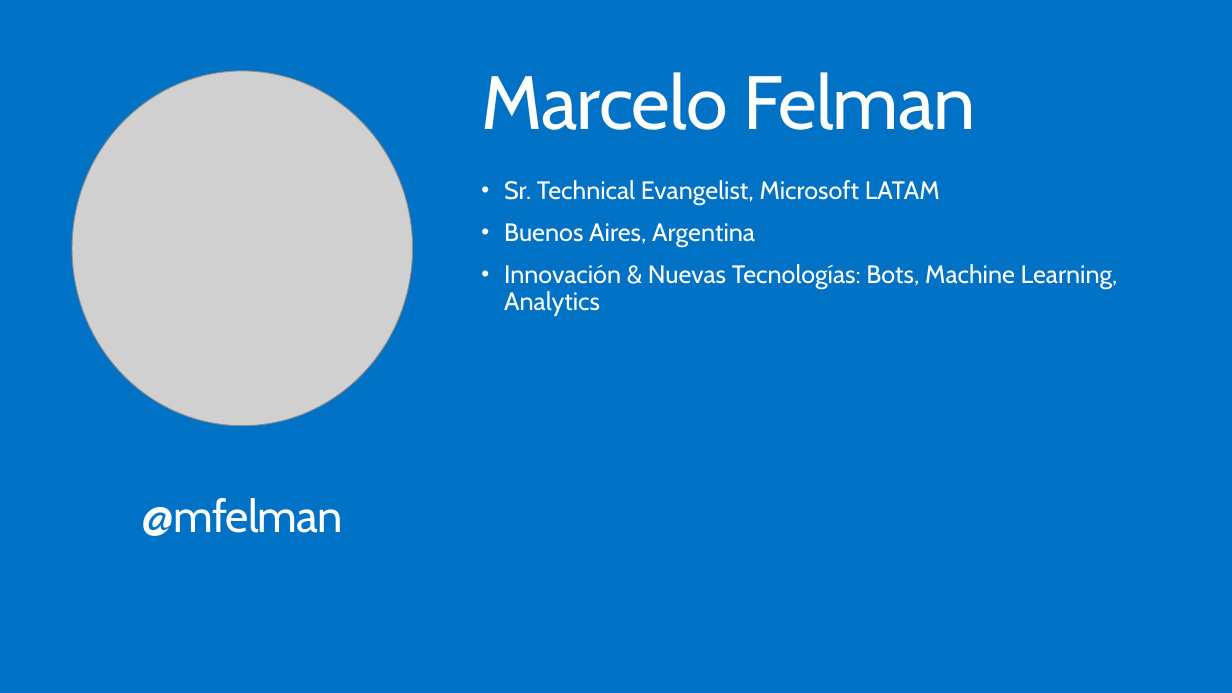
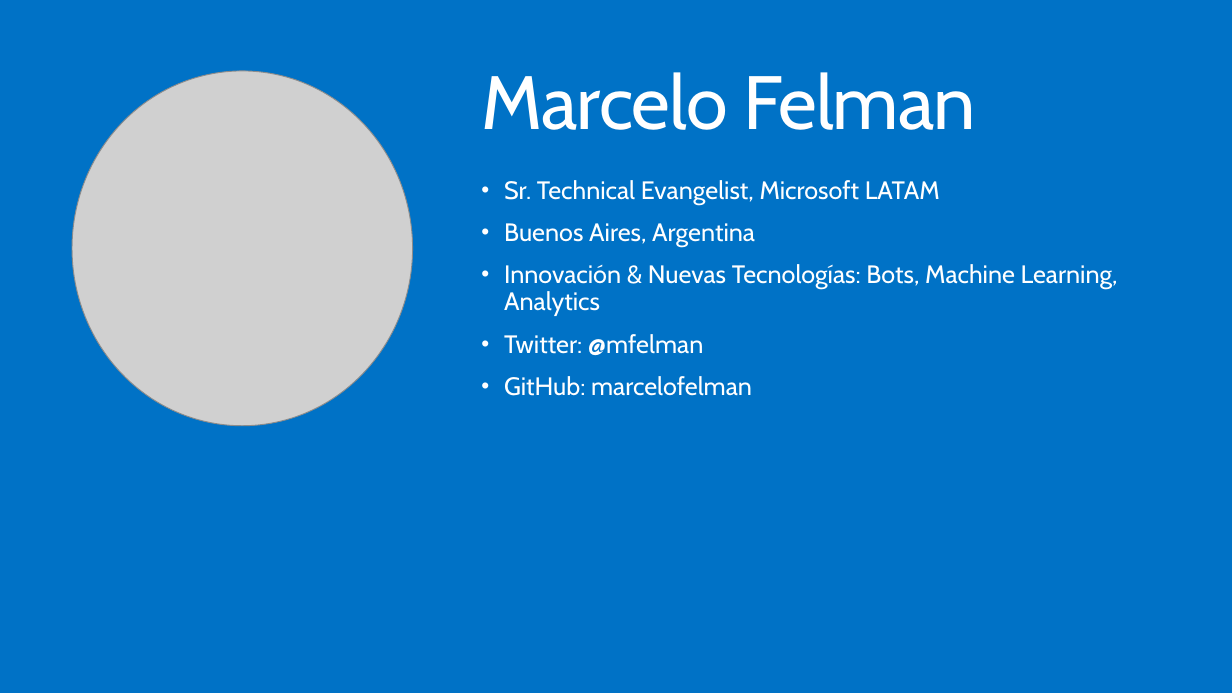
Before and after one commit to gespinosa1986/bot-framework-tutorial, a slide deck: slide 2 of 1. Introducción a Microsoft Bot Framework/Desarrollo avanzado de Bots con Microsoft Bot Framework y Node.js.pptx. Drawn at 1232x693 pixels with LibreOffice and Linux fonts; fonts in the diff are those of the drawing; grey boxes stand for pictures. Boxes give left, top, right and bottom in pixels: in the first picture for what was removed or moved away, otherwise in the second. Text is boxed around its words. In the diff, an @@ line names an element or a change of style, - is before the commit and + after.

```diff
--- a/1. Introducción a Microsoft Bot Framework/Desarrollo avanzado de Bots con Microsoft Bot Framework y Node.js.pptx
+++ b/1. Introducción a Microsoft Bot Framework/Desarrollo avanzado de Bots con Microsoft Bot Framework y Node.js.pptx
@@ text at [504,334,752,396]: paragraphs added @@
+• Twitter: @mfelman
+• GitHub: marcelofelman
@@ text removed at [142,498,343,536] @@
-@mfelman
```
Also in this commit, not shown: 2 other slides changed, 5 slides added, 21 slides removed, 4 other files.
